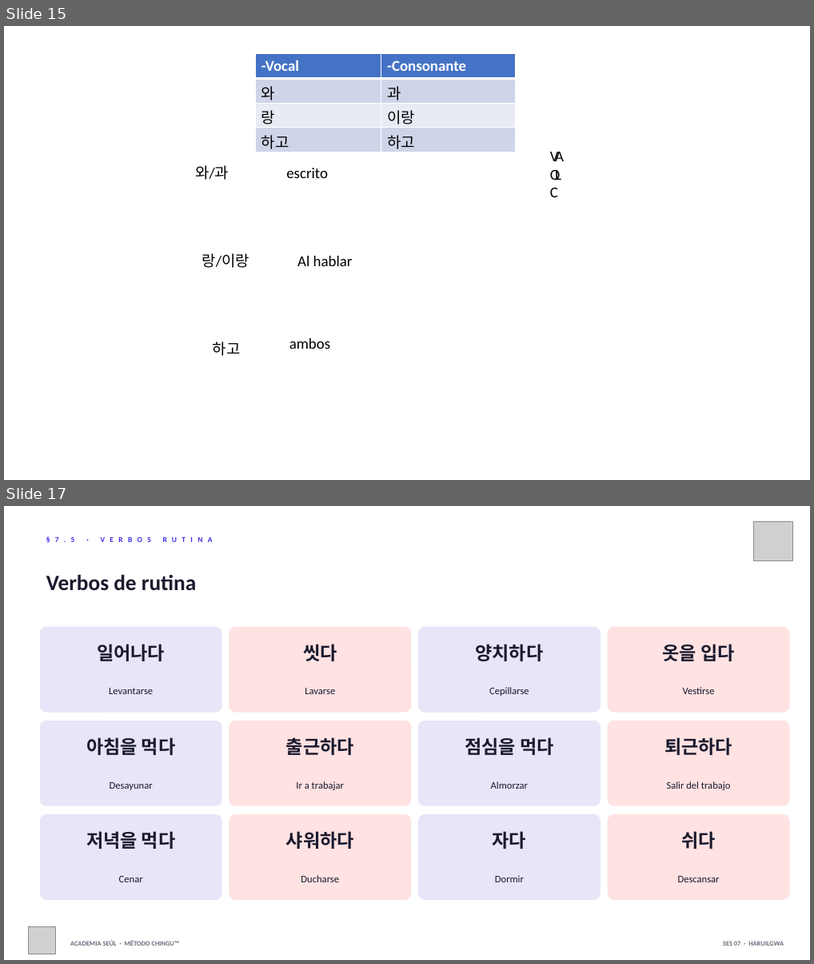
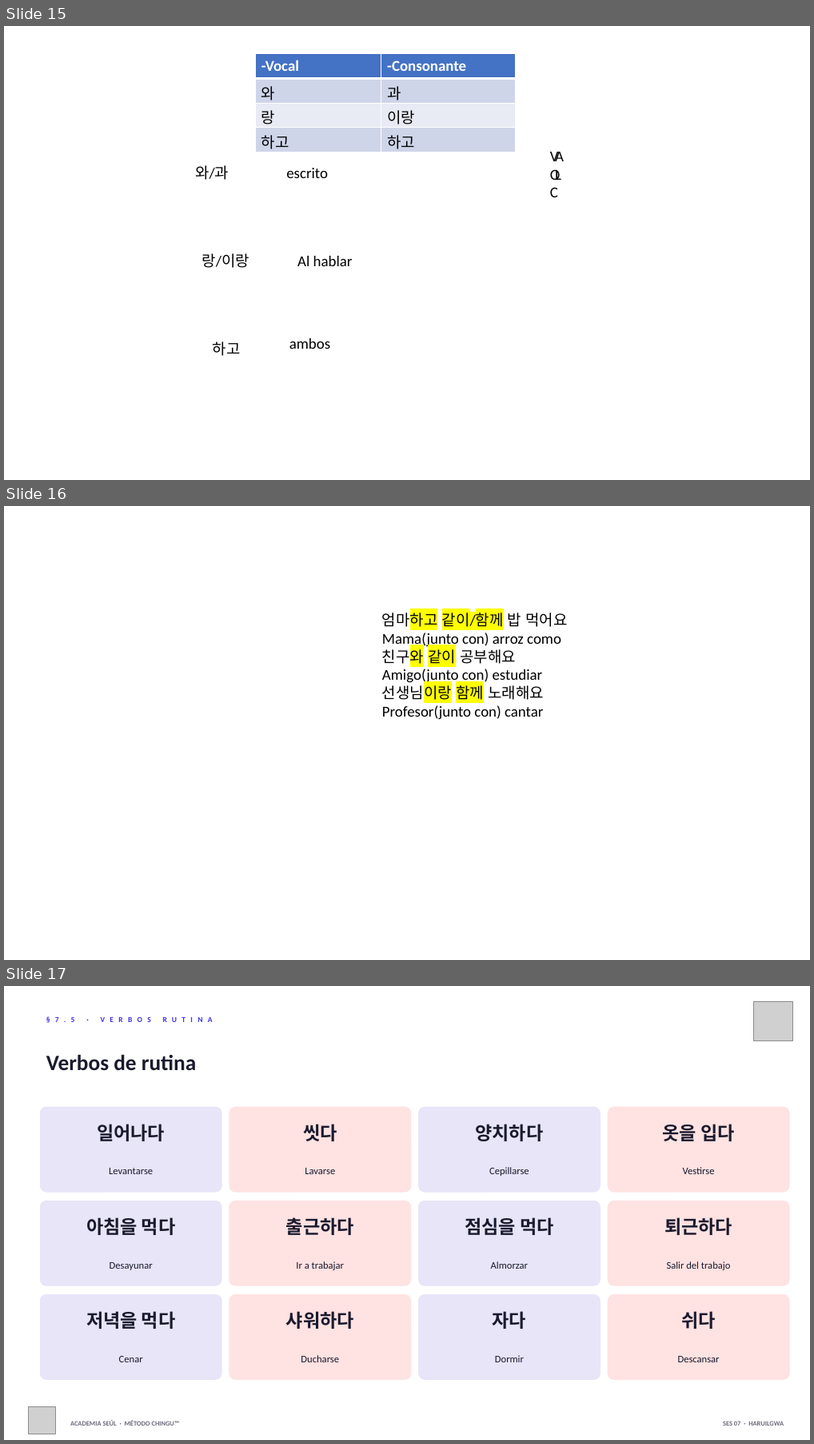
Before and after one commit to academiaseul/ACADEMIASEULWEB, a slide deck: A1_Nivel_1/07_Rutina_Diaria/Sesion_07_Rutina_Diaria_v2.pptx. Shown one above the other, each under a label of ours: slides 15 and 17 before the commit, slides 15, 16 and 17 after it; the slides between them are not shown. The pictures are 814x964 and 814x1444 pixels, drawn with LibreOffice and Linux fonts; fonts in the diff are those of the drawing; grey boxes stand for pictures; background and template pictures are left out. Boxes give left, top, right and bottom in pixels: in the first picture for what was removed or moved away, otherwise in the second. Text is boxed around its words. In the diff, an @@ line names an element or a change of style, - is before the commit and + after.

```diff
--- a/A1_Nivel_1/07_Rutina_Diaria/Sesion_07_Rutina_Diaria_v2.pptx
+++ b/A1_Nivel_1/07_Rutina_Diaria/Sesion_07_Rutina_Diaria_v2.pptx
@@ slide 16 added at (4,506,810,960), background picture (left out) @@
@@ text added at (382,610,568,720), 18 pt, text #000000 @@
+엄마하고 같이/함께 밥 먹어요
+Mama(junto con) arroz como
+친구와 같이 공부해요
+Amigo(junto con) estudiar
+선생님이랑 함께 노래해요
+Profesor(junto con) cantar
```
Also in this commit, not shown: 2 slides changed, 10 other slides added, 9 slides removed, 41 other files.
